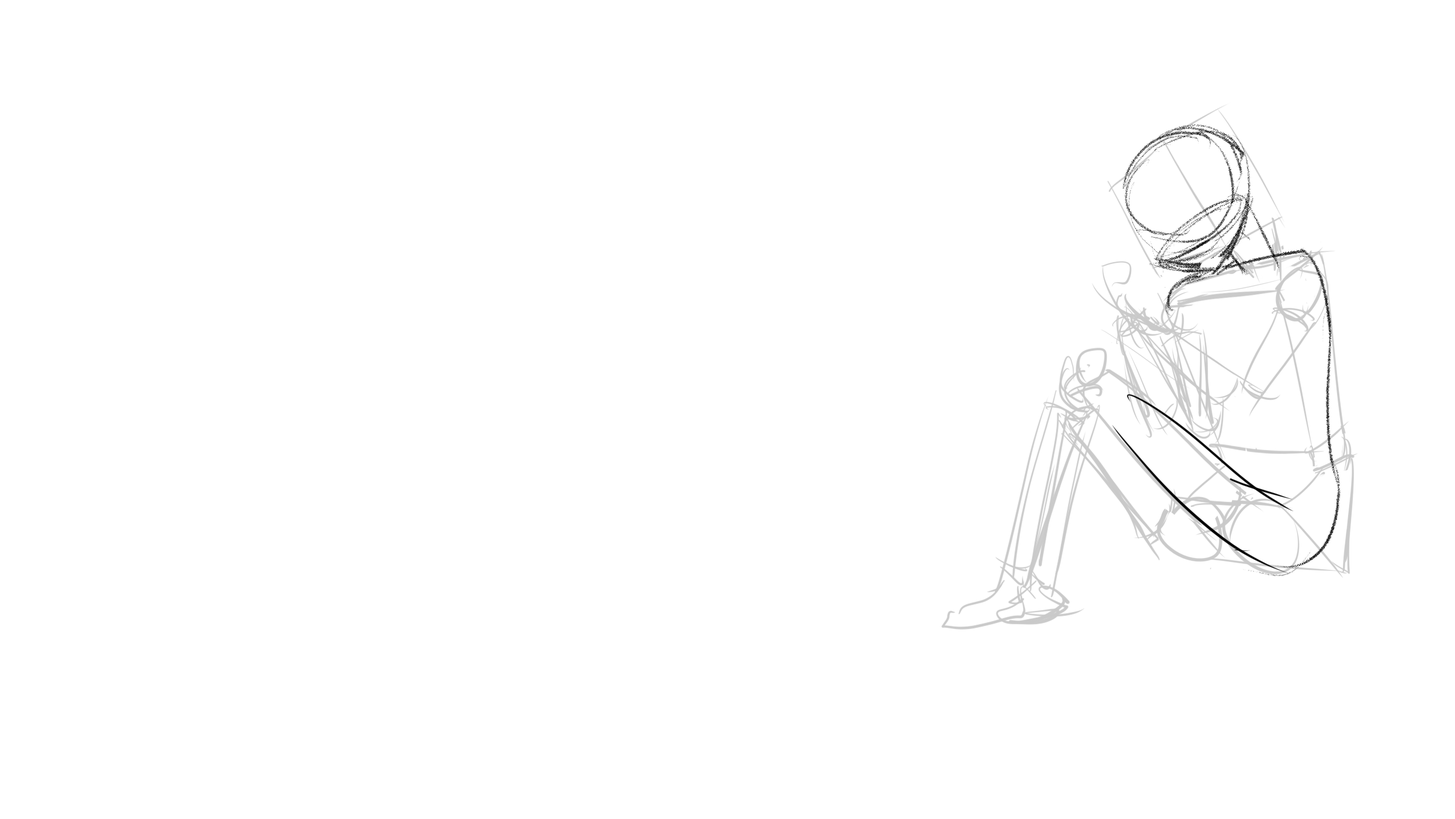
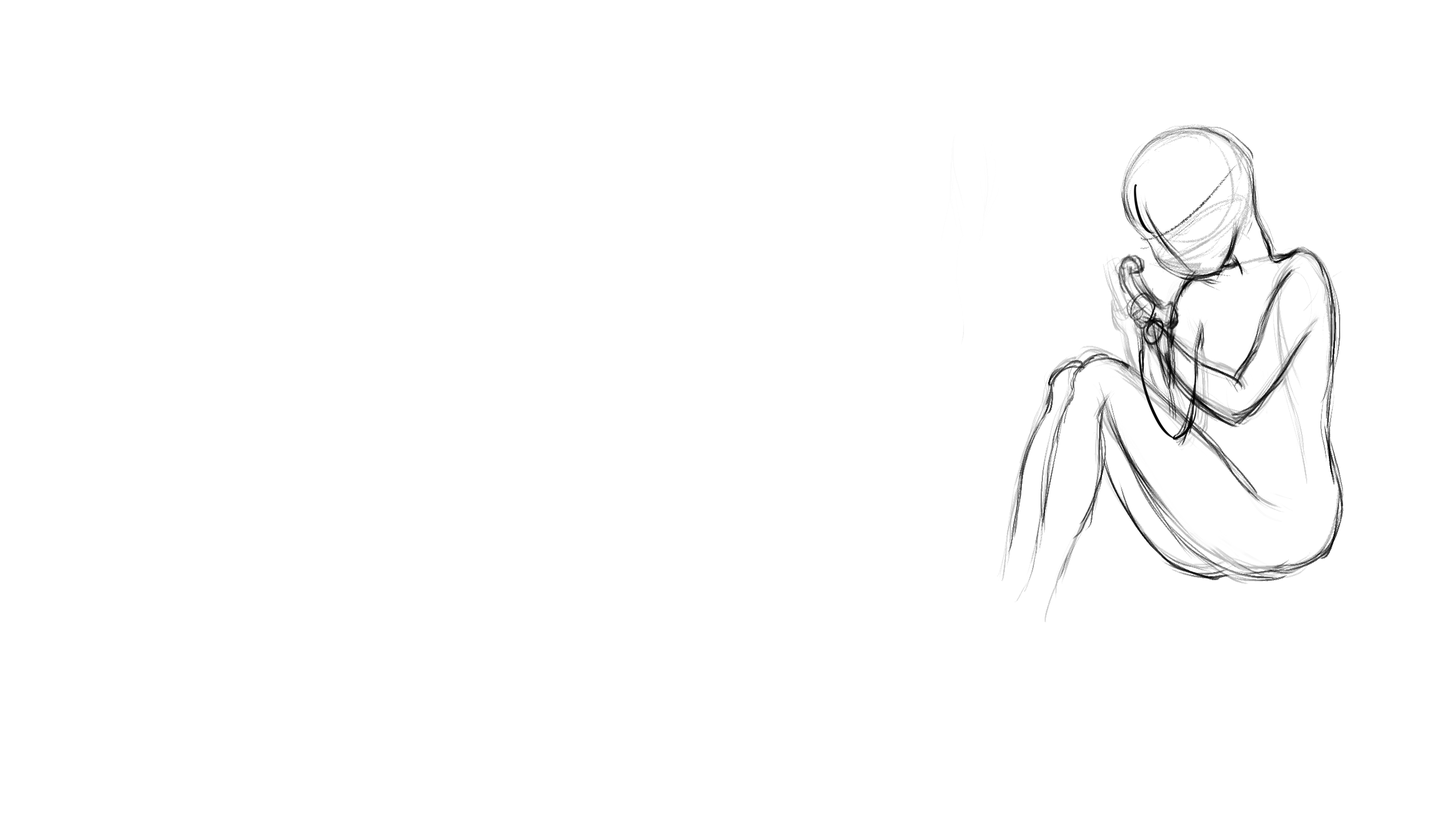
Layers edited between the first and the second (1455, 819) image:
added layer "图层 1" in group "p1" over left=1134, top=163, right=1239, bottom=292
added group "粗稿-1" with 8 layers in group "p1" over left=1007, top=125, right=1344, bottom=584
added group "装饰" with 1 layers in group "粗稿-1" over left=1107, top=252, right=1182, bottom=332
added layer "图层16" in group "装饰" over left=1107, top=252, right=1182, bottom=332
added group "hair" with 1 layers in group "粗稿-1" over left=1133, top=183, right=1156, bottom=234
added layer "图层17" in group "hair" over left=1133, top=183, right=1156, bottom=234
renamed "p2" to "body", showed the group it (3 layers), moved it into group "粗稿-1" over left=941, top=125, right=1344, bottom=630
added layer "图层15" in group "body" over left=1136, top=273, right=1294, bottom=429
renamed "图层6" to "图层14", moved it into group "body", painted on it over left=941, top=173, right=1317, bottom=630
renamed "图层5" to "图层13", moved it into group "body", painted on it over left=941, top=125, right=1344, bottom=630
added layer "图层12" (70%) in group "p1" over left=941, top=103, right=1359, bottom=630
renamed "图层 1" to "图层11", showed it, painted on it over left=1123, top=154, right=1324, bottom=423
renamed "图层7" to "图层10", painted on it over left=941, top=123, right=1343, bottom=577
renamed "图层8" to "图层7", opacity 79% → 100%, moved it into group "粗稿", painted on it over left=941, top=103, right=1359, bottom=630
added layer "图层8" (79%) in group "p1" over left=941, top=103, right=1359, bottom=630
hid group "草稿1" (3 layers) over left=941, top=103, right=1359, bottom=630
removed layer "图层4" (in "p1" › "草稿1") from group "草稿1" over left=1100, top=277, right=1318, bottom=418
renamed "图层3" to "图层4", painted on it over left=1091, top=260, right=1330, bottom=444
renamed "图层2" to "图层3", painted on it over left=941, top=103, right=1359, bottom=630
renamed "图层1" to "图层2", moved it into group "草稿1", painted on it over left=941, top=103, right=1359, bottom=630
